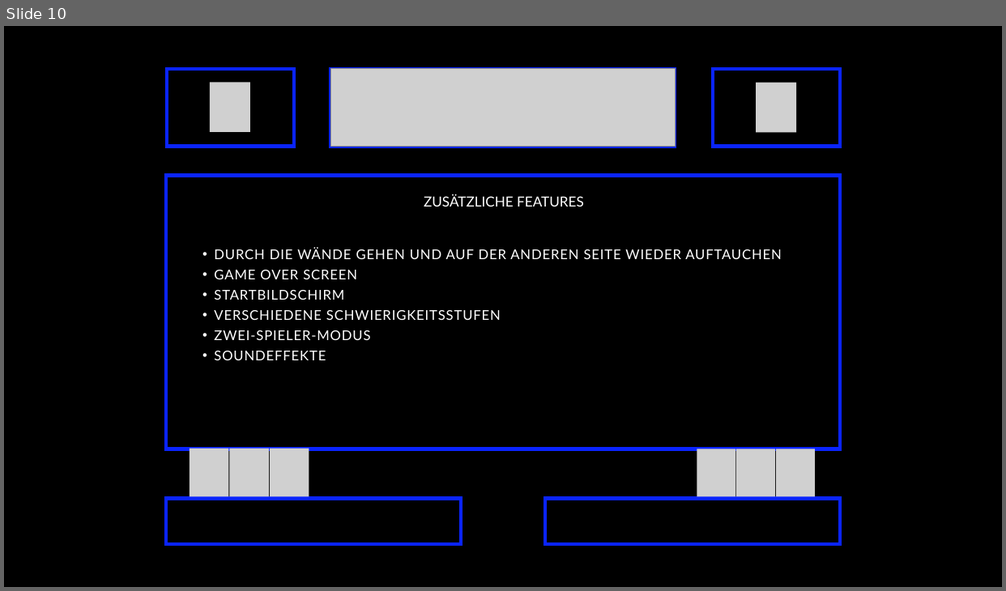
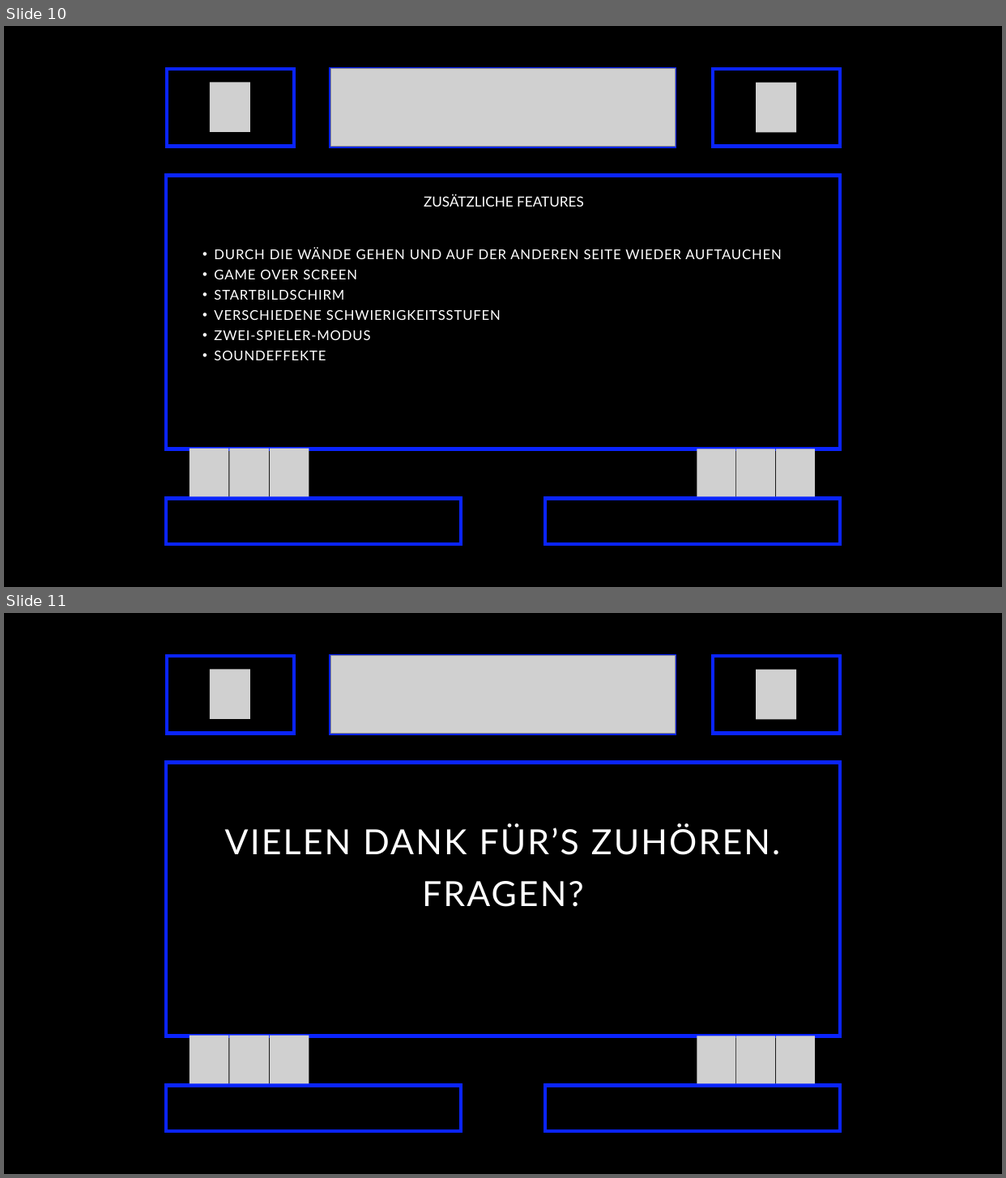
Before and after one commit to MarcelloTa/Snake_Gruppe3, a slide deck: Snake.pptx. Shown one above the other, each under a label of ours: slide 10 before the commit, slides 10 and 11 after it. The pictures are 1006x591 and 1006x1178 pixels, drawn with LibreOffice and Linux fonts; fonts in the diff are those of the drawing; grey boxes stand for pictures. Boxes give left, top, right and bottom in pixels: in the first picture for what was removed or moved away, otherwise in the second. Text is boxed around its words. In the diff, an @@ line names an element or a change of style, - is before the commit and + after.

```diff
--- a/Snake.pptx
+++ b/Snake.pptx
@@ slide 11 added at (4,613,1002,1174), background #000000 @@
@@ freeform shape added at (167,656,294,733), outline #0A24FE 5.25 pt @@
@@ freeform shape added at (330,656,675,733), outline #0A24FE 5.25 pt @@
@@ picture added at (330,656,675,733) @@
@@ freeform shape added at (713,656,840,733), outline #0A24FE 5.25 pt @@
@@ picture added at (210,669,250,719) @@
@@ picture added at (756,670,796,719) @@
@@ freeform shape added at (166,763,840,1036), outline #0A24FE 5.25 pt @@
@@ text added at (225,825,780,907), 50 pt, text #FFFFFF @@
+VIELEN DANK FÜR’S ZUHÖREN.
+FRAGEN?
@@ picture added at (189,1036,229,1084) @@
@@ picture added at (229,1036,269,1084) @@
@@ picture added at (270,1036,309,1084) @@
@@ picture added at (697,1036,736,1084) @@
@@ picture added at (736,1036,775,1084) @@
@@ picture added at (776,1036,815,1084) @@
@@ freeform shape added at (166,1085,461,1131), outline #0A24FE 5.25 pt @@
@@ freeform shape added at (545,1085,840,1131), outline #0A24FE 5.25 pt @@
```
